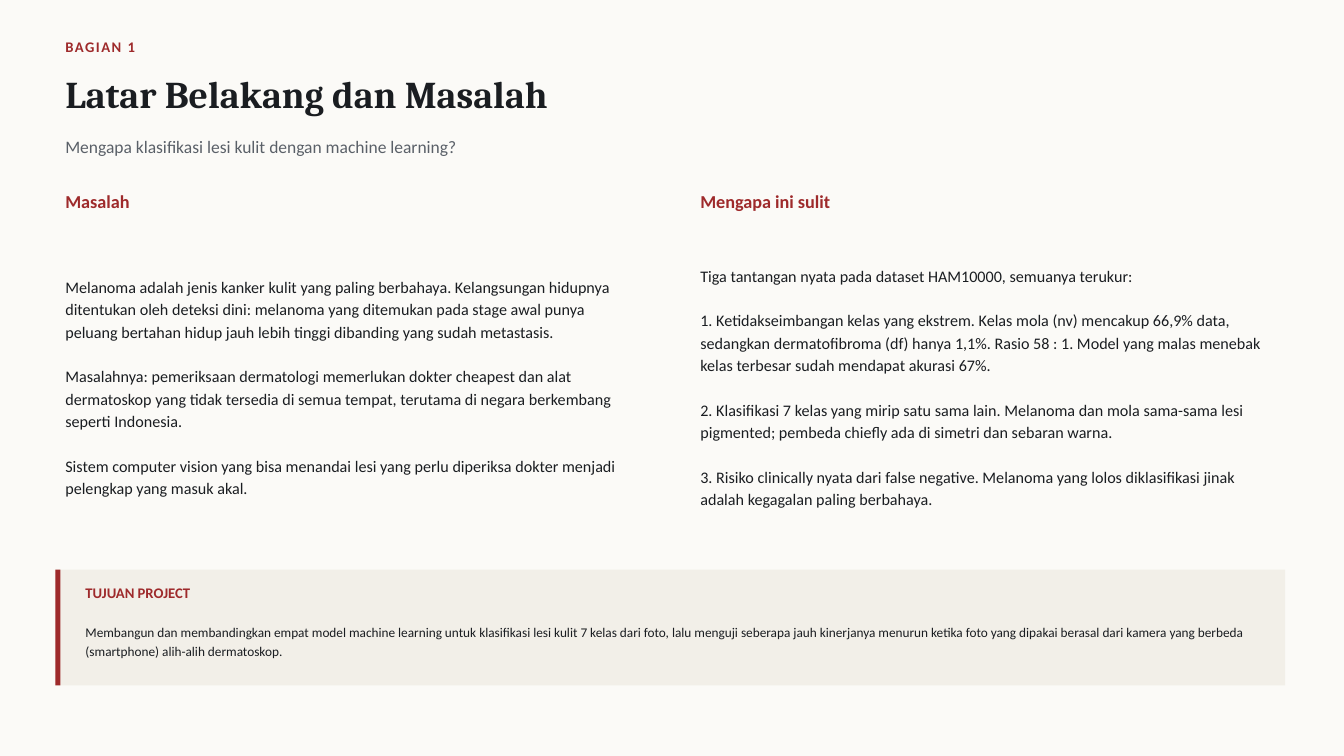
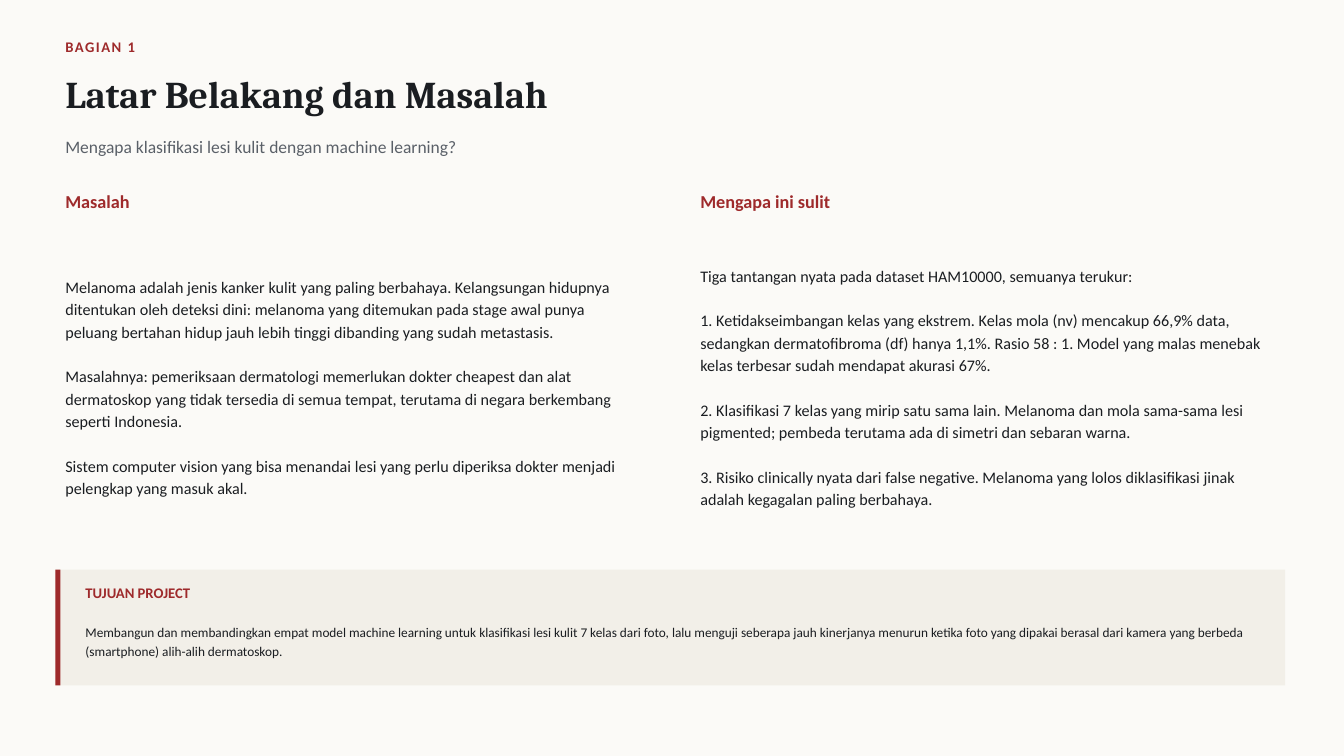
Before and after one commit to Grenaydinkamil/ProjectForestry_ML2026_Mendekteksi_Lesi_Kulit, a slide deck: slide 3 of docs/PPT_Laporan_Project.pptx. Drawn at 1344x756 pixels with LibreOffice and Linux fonts; fonts in the diff are those of the drawing. Boxes give left, top, right and bottom in pixels: in the first picture for what was removed or moved away, otherwise in the second. Text is boxed around its words. In the diff, an @@ line names an element or a change of style, - is before the commit and + after.

```diff
--- a/docs/PPT_Laporan_Project.pptx
+++ b/docs/PPT_Laporan_Project.pptx
@@ text at <box>700,404,1243,441</box>: text changed @@
-2. Klasifikasi 7 kelas yang mirip satu sama lain. Melanoma dan mola sama-sama lesi pigmented; pembeda chiefly ada di simetri dan sebaran warna.
+2. Klasifikasi 7 kelas yang mirip satu sama lain. Melanoma dan mola sama-sama lesi pigmented; pembeda terutama ada di simetri dan sebaran warna.
```
Also in this commit, not shown: 9 other files.
